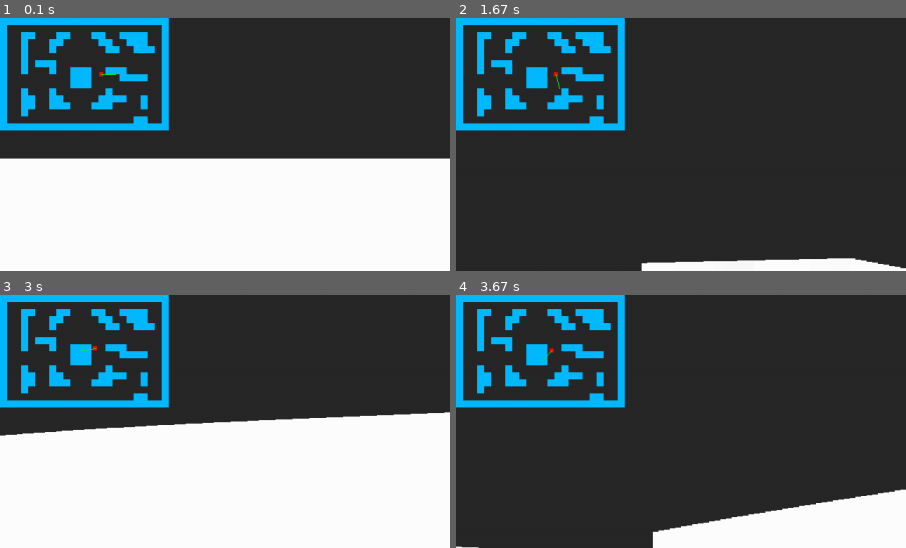
Above: before the commit, frames 1-4 (two rows, left to right).
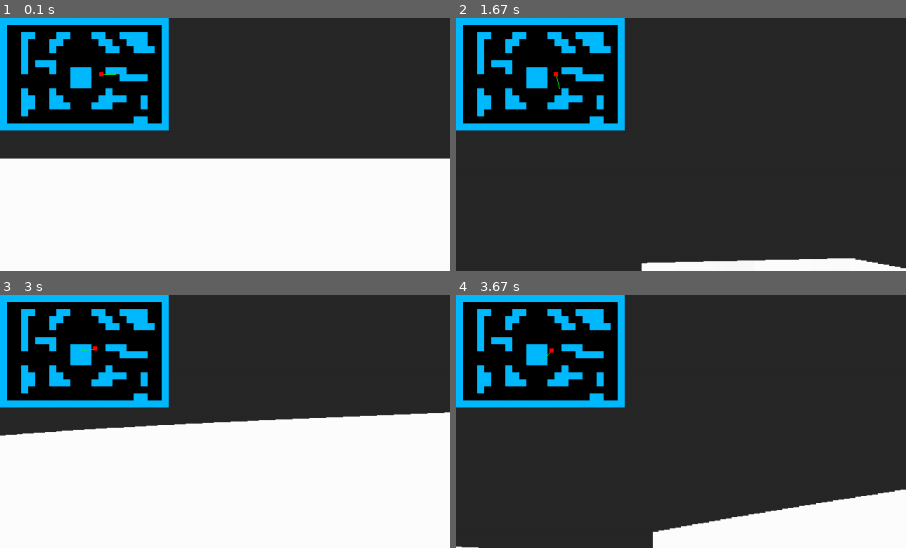
Above: after the commit, the same moments.

Repository: bo1ledOwl/YandexLyceumPyGameProject
Game: pygame game, started from main.py
Two runs of this game, one before a commit and one after it. Both use one fixed random seed, a clock stepped at 60 frames per second and the inputs below.
Inputs:
- Up to frame 1 (0.1 s): no input
- Up to frame 2 (1.67 s): hold Right 0.33-0.8 s; hold Right 0.83-1.3 s; hold D 0.83-1.3 s; hold Left from 1.33 s (still down); hold A from 1.33 s (still down)
- Up to frame 3 (3 s): release Left at 1.87 s; release A at 1.87 s; hold Right 1.9-2.3 s; hold D 1.9-2.3 s; hold Right 2.33-2.97 s; hold D 2.33-2.97 s
- Up to frame 4 (3.67 s): hold Left 3-3.47 s; hold A 3-3.47 s; hold Right from 3.5 s (still down); hold D from 3.5 s (still down)
The pictures show only the part of the screen within x 0-50%, y 0-50%; the shares and areas given below are measured in that part.

The runs differ from the first frame. In frame 1, 10% of the frame differs, in the area x 1-36%, y 2-42%; in frame 2, 10%; in frame 3, 10%; in frame 4, 10%.

Commit message:
красивая миникарта

Diff:
--- a/drawing.py
+++ b/drawing.py
@@ -13,9 +13,11 @@
         pygame.draw.rect(self.sc, DARKGRAY, (0, 0, SCREEN_WIDTH, SCREEN_HEIGHT * 0.55))
 
     def draw_minimap(self, player):
+        pygame.draw.rect(self.sc, BLACK, (0, 0, world_map[-1][0] * MINIMAP_SCALE, world_map[-1][1] * MINIMAP_SCALE))
         for wall in world_map:
             pygame.draw.rect(self.sc, SKYBLUE, (wall[0] * MINIMAP_SCALE, wall[1] * MINIMAP_SCALE, TILE * MINIMAP_SCALE, TILE * MINIMAP_SCALE))
         x, y = player.x, player.y
-        pygame.draw.rect(self.sc, RED, ((x - 15) * MINIMAP_SCALE, (y - 15) * MINIMAP_SCALE, 30 * MINIMAP_SCALE, 30 * MINIMAP_SCALE))
         pygame.draw.line(self.sc, GREEN, (x * MINIMAP_SCALE, y * MINIMAP_SCALE),
         ((x + MINIMAP_DEPTH * cos(radians(player.angle))) * MINIMAP_SCALE, (y + MINIMAP_DEPTH * sin(radians(player.angle))) * MINIMAP_SCALE))
+        pygame.draw.rect(self.sc, RED,
+                         ((x - 15) * MINIMAP_SCALE, (y - 15) * MINIMAP_SCALE, 30 * MINIMAP_SCALE, 30 * MINIMAP_SCALE))
